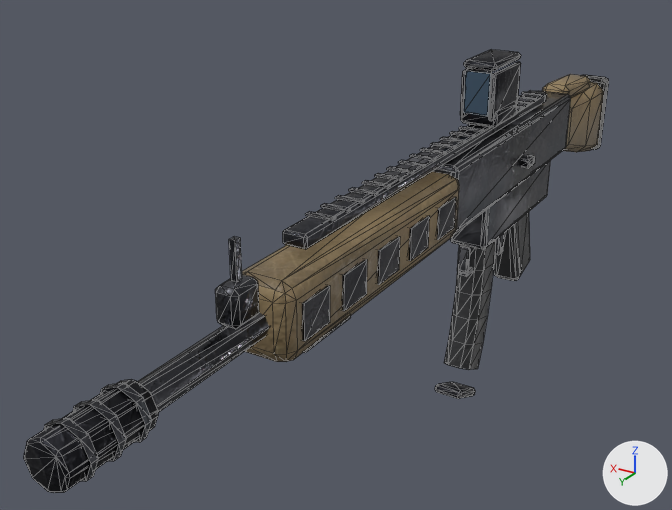
A saved change to the glTF model client/assets/models/rifle.glb.
Before and after are seen from a camera (50 mm lens) standing at (-0.352, 0.956, 0.372) and looking at (0.089, 0.222, 0.004). The axes (+X, +Y, +Z) are drawn at lower right. The lights are the same throughout. The older version comes first. Mesh edges are drawn as thin lines. Where no turn or scale is listed for an object, it has been applied to the vertices. Vertices at exactly the same position are counted once.

Names of what the first picture shows: 'body', 'mag'.
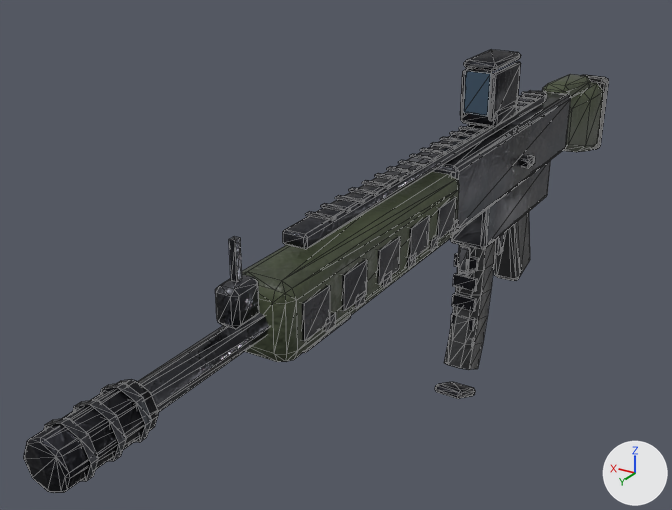
Boxes (x1, y1, x2, y2) around the edits, measured in the pictures (672 x 510 px):
'body', surface changed, reshaped
    both: (24, 49, 609, 493)
part 1 of me_rifle, added
    after: (450, 220, 459, 235)
part 2 of me_rifle, added
    after: (429, 236, 438, 251)
part 3 of me_rifle, added
    after: (406, 253, 416, 269)
part 4 of me_rifle, added
    after: (381, 271, 392, 288)
part 5 of me_rifle, added
    after: (354, 292, 365, 309)
part 6 of me_rifle, added
    after: (324, 313, 336, 332)
part 7 of me_rifle_mag, added
    after: (454, 253, 479, 271)
part 8 of me_rifle_mag, added
    after: (453, 274, 477, 292)
part 9 of me_rifle_mag, added
    after: (452, 293, 476, 312)
part 10 of me_rifle_mag, added
    after: (451, 313, 475, 331)

The change, as a list of edits to the scene's bpy script:
```text
Add img_polymer__0_24__0_27__0:
    img_polymer__0_24__0_27__0 = load_image('polymer_(0.24, 0.27, 0', '_unpacked/polymer__0.24__0.27__0', 256, 256, 'sRGB')
Add img_polymer__0_24__0_27__0_001:
    img_polymer__0_24__0_27__0_001 = load_image('polymer_(0.24, 0.27, 0.001', '_unpacked/polymer__0.24__0.27__0.001', 256, 256, 'Non-Color')
Add img_polymer__0_24__0_27__0_002:
    img_polymer__0_24__0_27__0_002 = load_image('polymer_(0.24, 0.27, 0.002', '_unpacked/polymer__0.24__0.27__0.002', 256, 256, 'Non-Color')
Change mat_polymer_tan:
    where n2 = _N.new('ShaderNodeTexImage'); n2.name = 'Image Texture'
    n2.image: img_polymer__0_5__0_43__0 -> img_polymer__0_24__0_27__0
    where n4 = _N.new('ShaderNodeTexImage'); n4.name = 'Image Texture.001'
    n4.image: img_polymer__0_5__0_43__0_001 -> img_polymer__0_24__0_27__0_001
    where n6 = _N.new('ShaderNodeTexImage'); n6.name = 'Image Texture.002'
    n6.image: img_polymer__0_5__0_43__0_002 -> img_polymer__0_24__0_27__0_002
Change me_rifle:
    used by ob_body; location = (0.0, 0.0, 0.0)
    remove me_rifle.from_pydata(...)  # 1088 vertices, 1924 faces; spans x -0.031..0.034, y -0.325..0.678, z -0.1..0.184
    add me_rifle.from_pydata(...)  # 1184 vertices, 2068 faces; spans x -0.031..0.034, y -0.325..0.678, z -0.1..0.184
    me_rifle part 1: a new loose piece, a box spanning x -0.029..-0.025, y 0.193..0.207, z 0.045..0.055, in mat_steel_dark
    me_rifle part 2: a new loose piece, a box spanning x -0.029..-0.025, y 0.238..0.252, z 0.045..0.055, in mat_steel_dark
    me_rifle part 3: a new loose piece, a box spanning x -0.029..-0.025, y 0.283..0.297, z 0.045..0.055, in mat_steel_dark
    me_rifle part 4: a new loose piece, a box spanning x -0.029..-0.025, y 0.328..0.342, z 0.045..0.055, in mat_steel_dark
    me_rifle part 5: a new loose piece, a box spanning x -0.029..-0.025, y 0.373..0.387, z 0.045..0.055, in mat_steel_dark
    me_rifle part 6: a new loose piece, a box spanning x -0.029..-0.025, y 0.418..0.432, z 0.045..0.055, in mat_steel_dark
    other edits to the shape of me_rifle do not show in these pictures
Change me_rifle_mag:
    used by ob_mag; location = (0.0, 0.0, 0.0)
    remove me_rifle_mag.from_pydata(...)  # 72 vertices, 136 faces; spans x -0.016..0.016, y 0.047..0.131, z -0.198..-0.012
    add me_rifle_mag.from_pydata(...)  # 112 vertices, 196 faces; spans x -0.016..0.016, y 0.047..0.131, z -0.198..-0.012
    me_rifle_mag part 7: a new loose piece, a box spanning x -0.013..0.013, y 0.096..0.1, z -0.037..-0.023, in mat_steel_dark
    me_rifle_mag part 8: a new loose piece, a box spanning x -0.013..0.013, y 0.096..0.1, z -0.061..-0.047, in mat_steel_dark
    me_rifle_mag part 9: a new loose piece, a box spanning x -0.013..0.013, y 0.096..0.1, z -0.085..-0.071, in mat_steel_dark
    me_rifle_mag part 10: a new loose piece, a box spanning x -0.013..0.013, y 0.096..0.1, z -0.109..-0.095, in mat_steel_dark
    other edits to the shape of me_rifle_mag do not show in these pictures
```
